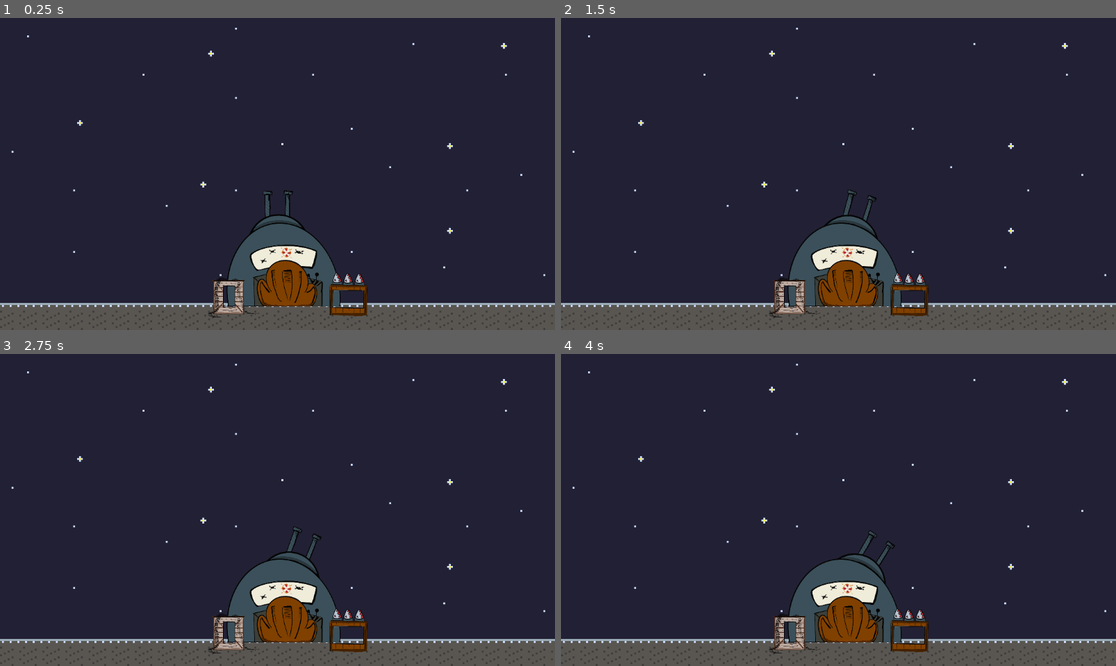
Above: before the commit, frames 1-4 (two rows, left to right).
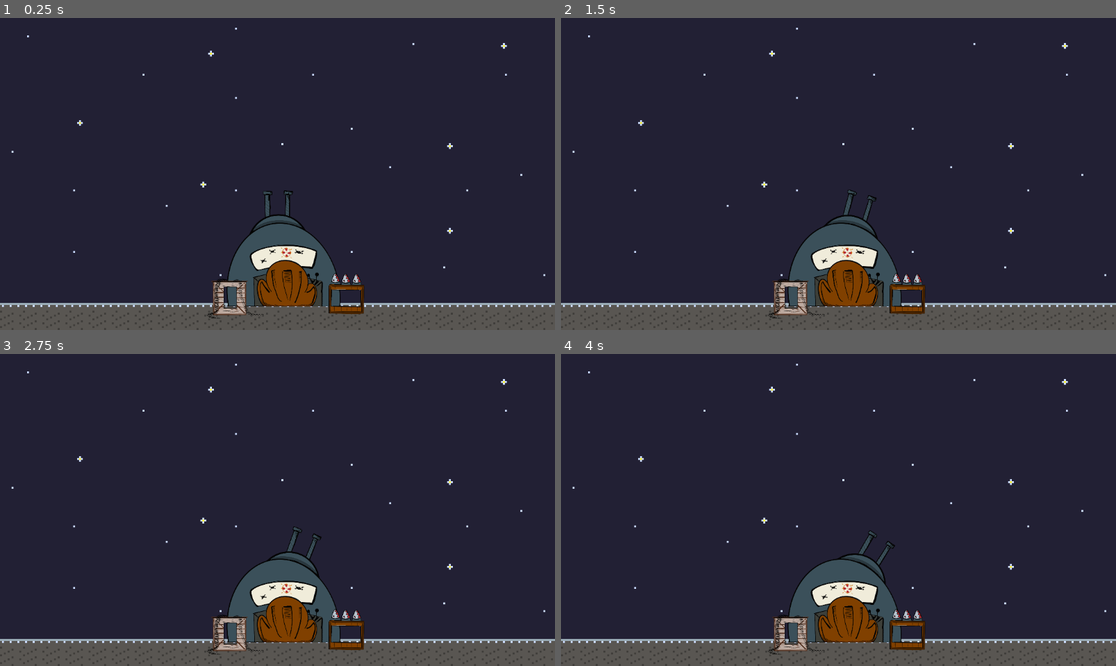
Above: after the commit, the same moments.

Repository: agoryu/galacticDefender
Game: Godot game, scene res://Level/Level.tscn
Two runs of this game, one before a commit and one after it. Both use one fixed random seed, a clock stepped at 60 frames per second and the inputs below.
Inputs:
- Up to frame 1 (0.25 s): no input
- Up to frame 2 (1.5 s): tap Enter (ui_accept) at 0.5, 0.77 s; hold Right (ui_right) 0.53-1.28 s; hold Left (ui_left) from 1.28 s (still down)
- Up to frame 3 (2.75 s): tap Enter (ui_accept) at 1.52 s; release Left (ui_left) at 2.03 s; hold Right (ui_right) from 2.03 s (still down)
- Up to frame 4 (4 s): tap Enter (ui_accept) at 3.02, 3.77 s; release Right (ui_right) at 3.53 s; hold Left (ui_left) from 3.53 s (still down)

The runs differ from the first frame. In frame 1, 0.9% of the frame differs, in the area x 37-67%, y 81-97%; in frame 2, 0.9%; in frame 3, 0.9%; in frame 4, 0.9%.

Commit message:
Base scale

Diff:
--- a/Base/Base.tscn
+++ b/Base/Base.tscn
@@ -7,14 +7,15 @@
 [node name="Base" type="Node2D"]
 
 [node name="Station" type="Sprite2D" parent="."]
+scale = Vector2(0.27, 0.27)
 texture = ExtResource("1_edygm")
 
 [node name="MissilesCrate" type="Sprite2D" parent="."]
-position = Vector2(498, 231)
-scale = Vector2(0.786082, 0.729339)
+position = Vector2(130, 61)
+scale = Vector2(0.2, 0.187)
 texture = ExtResource("2_xgawp")
 
 [node name="BulletsCrate" type="Sprite2D" parent="."]
-position = Vector2(-382, 252)
-scale = Vector2(0.678744, 0.736782)
+position = Vector2(-100, 70)
+scale = Vector2(0.2, 0.2)
 texture = ExtResource("3_wnbwn")
--- a/Level/Level.tscn
+++ b/Level/Level.tscn
@@ -42,6 +42,5 @@
 
 [node name="Base" parent="." instance=ExtResource("3_i5eh5")]
 position = Vector2(589, 511)
-scale = Vector2(0.27, 0.27)
 
 [node name="AsteroidSpawner" parent="." instance=ExtResource("3_cyxyq")]
Not shown: 1 places in Level/Level.tscn that only renumber resources
